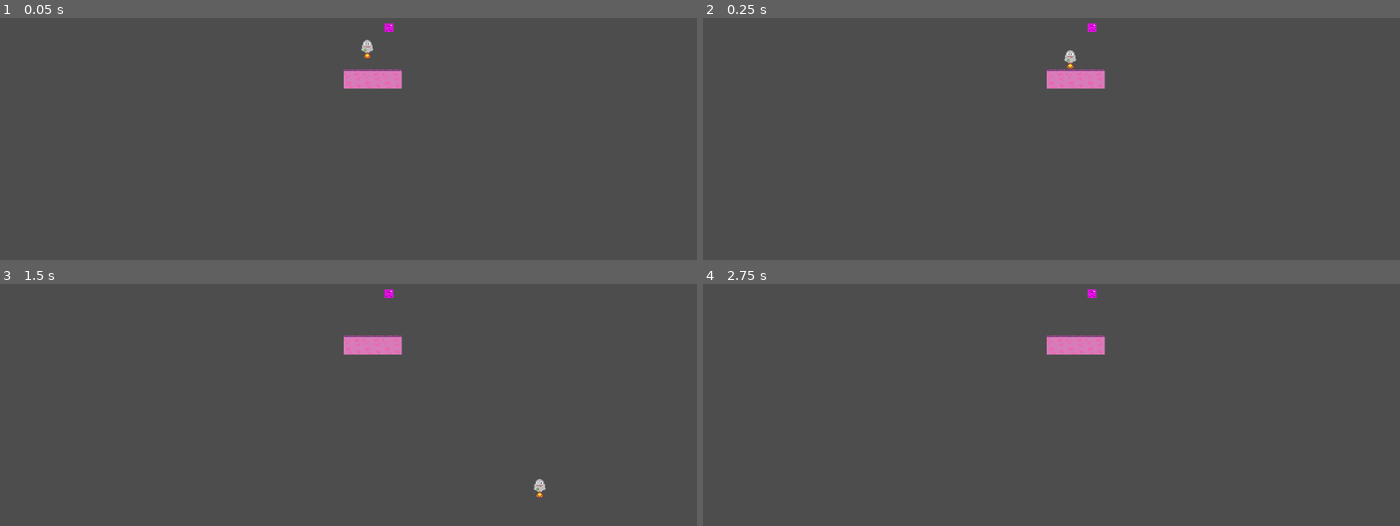
Above: before the commit, frames 1-4 (two rows, left to right).
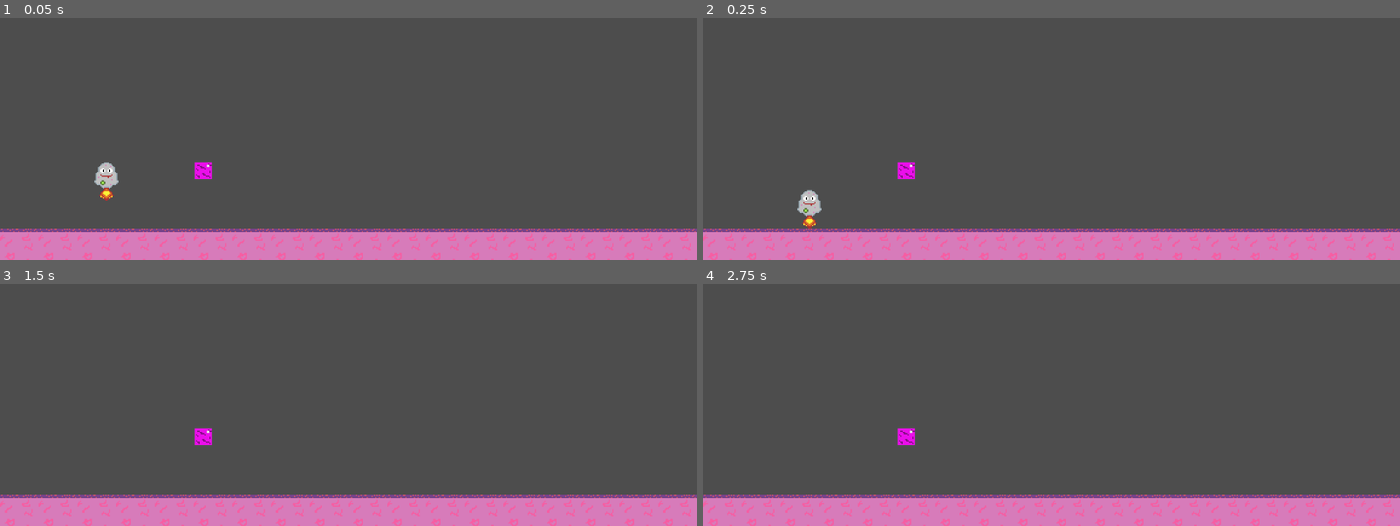
Above: after the commit, the same moments.

Repository: BigMouthInc/CS-IMGD4100GameJam
Game: Godot game, scene res://Scenes/main.tscn
Two runs of this game, one before a commit and one after it. Both use one fixed random seed, a clock stepped at 60 frames per second and the inputs below.
Inputs:
- Up to frame 1 (0.05 s): no input
- Up to frame 2 (0.25 s): no input
- Up to frame 3 (1.5 s): tap Enter at 0.5 s; hold D (move_right) from 0.53 s (still down); tap S (teleport, bound only after the commit) at 0.6, 1.35 s; tap W (jump) at 0.77 s; tap Space at 1.25 s
- Up to frame 4 (2.75 s): tap W (jump) at 1.52 s; tap Enter at 2 s; release D (move_right) at 2.03 s; hold A (move_left) from 2.03 s (still down); tap S (teleport, bound only after the commit) at 2.1 s

The runs differ from the first frame. In frame 1, 14% of the frame differs, in the area x 0-100%, y 2-100%; in frame 2, 14%; in frame 3, 14%; in frame 4, 14%.

Commit message:
Modify player controls and add floor

Diff:
--- a/cs-imgd-4100-game-jam!/Scenes/main.tscn
+++ b/cs-imgd-4100-game-jam!/Scenes/main.tscn
@@ -11,20 +11,23 @@
 0:0/0/physics_layer_0/polygon_0/points = PackedVector2Array(-15.827568, -15.827568, 15.827566, -15.827568, 16.007425, 16.367144, -16.007427, 16.187284)
 
 [sub_resource type="TileSet" id="TileSet_jjvhh"]
+tile_size = Vector2i(32, 32)
 physics_layer_0/collision_layer = 1
 sources/0 = SubResource("TileSetAtlasSource_8gbba")
 
 [node name="Main" type="Node2D"]
 
 [node name="Player" parent="." instance=ExtResource("1_jjgbg")]
-position = Vector2(31, -26)
+position = Vector2(88, -72)
 
 [node name="TileMap" type="TileMap" parent="."]
 tile_set = SubResource("TileSet_jjvhh")
 format = 2
-layer_0/tile_data = PackedInt32Array(65538, 0, 0, 65536, 0, 0, 65540, 0, 0)
+layer_0/tile_data = PackedInt32Array(-65536, 0, 0, -65535, 0, 0, -65534, 0, 0, -65533, 0, 0, -65532, 0, 0, -65531, 0, 0, -65530, 0, 0, -65529, 0, 0, -65528, 0, 0, -65527, 0, 0, -65526, 0, 0, -65525, 0, 0, -65524, 0, 0, -65523, 0, 0, -65522, 0, 0, -65521, 0, 0, -65520, 0, 0, -65519, 0, 0, -65537, 0, 0, -131073, 0, 0, -196609, 0, 0, -262145, 0, 0, -327681, 0, 0, -393217, 0, 0, -458753, 0, 0, -524289, 0, 0, -589825, 0, 0, -655361, 0, 0, -131054, 0, 0, -196590, 0, 0, -262126, 0, 0, -327662, 0, 0, -393198, 0, 0, -458734, 0, 0, -524270, 0, 0, -589806, 0, 0, -655342, 0, 0, -720878, 0, 0, -786415, 0, 0, -786416, 0, 0, -786417, 0, 0, -786418, 0, 0, -786419, 0, 0, -786420, 0, 0, -786421, 0, 0, -786422, 0, 0, -786423, 0, 0, -786424, 0, 0, -786425, 0, 0, -786426, 0, 0, -786427, 0, 0, -786428, 0, 0, -786429, 0, 0, -786430, 0, 0, -786431, 0, 0, -786432, 0, 0)
 
 [node name="Camera2D" type="Camera2D" parent="."]
+position = Vector2(288, -168)
+zoom = Vector2(2, 2)
 
 [node name="Block" parent="." instance=ExtResource("3_8gbba")]
-position = Vector2(67, -61)
+position = Vector2(168, -80)
--- a/cs-imgd-4100-game-jam!/Scripts/player.gd
+++ b/cs-imgd-4100-game-jam!/Scripts/player.gd
@@ -1,7 +1,7 @@
 extends CharacterBody2D
 
 
-const SPEED = 300.0
+const SPEED = 200.0
 const JUMP_VELOCITY = -400.0
 
 
@@ -14,6 +14,9 @@
 	if Input.is_action_just_pressed("jump") and is_on_floor():
 		velocity.y = JUMP_VELOCITY
 
+	if Input.is_action_just_pressed("teleport"):
+		global_position.y += 1000000000
+
 	# Get the input direction and handle the movement/deceleration.
 	# As good practice, you should replace UI actions with custom gameplay actions.
 	var direction := Input.get_axis("move_left", "move_right")
--- a/cs-imgd-4100-game-jam!/project.godot
+++ b/cs-imgd-4100-game-jam!/project.godot
@@ -37,6 +37,11 @@
 "events": [Object(InputEventKey,"resource_local_to_scene":false,"resource_name":"","device":-1,"window_id":0,"alt_press …(192 unchanged characters)…
 ]
 }
+teleport={
+"deadzone": 0.2,
+"events": [Object(InputEventKey,"resource_local_to_scene":false,"resource_name":"","device":-1,"window_id":0,"alt_pressed":false,"shift_pressed":false,"ctrl_pressed":false,"meta_pressed":false,"pressed":false,"keycode":0,"physical_keycode":83,"key_label":0,"unicode":115,"location":0,"echo":false,"script":null)
+]
+}
 
 [rendering]
 
